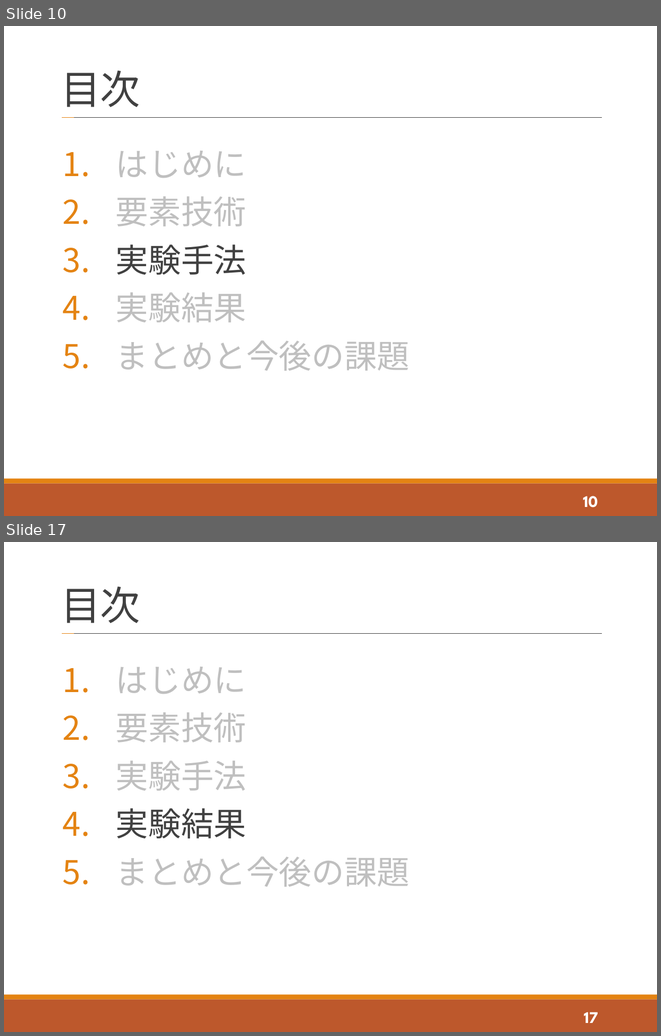
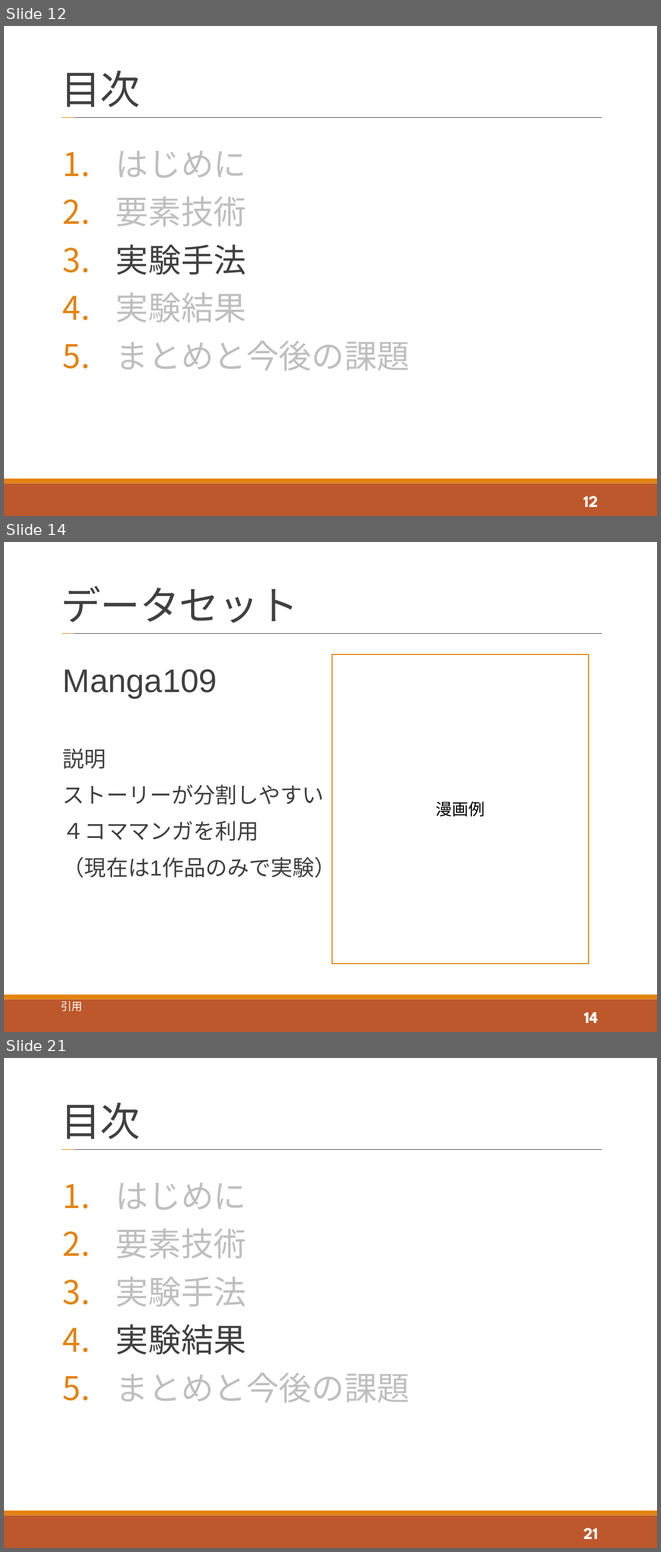
Before and after one commit to tatsuya-sugiyama/WeeklyReport, a slide deck: report/2021_t_1st/2021_1st_sugiyama.pptx. Shown one above the other, each under a label of ours: slides 10 and 17 before the commit, slides 12, 14 and 21 after it; the slides between them are not shown. The pictures are 661x1036 and 661x1552 pixels, drawn with LibreOffice and Linux fonts; fonts in the diff are those of the drawing. Boxes give left, top, right and bottom in pixels: in the first picture for what was removed or moved away, otherwise in the second. Text is boxed around its words. In the diff, an @@ line names an element or a change of style, - is before the commit and + after.

```diff
--- a/report/2021_t_1st/2021_1st_sugiyama.pptx
+++ b/report/2021_t_1st/2021_1st_sugiyama.pptx
@@ slide 14 added at (4,542,657,1032), background #FFFFFF; not listed: 4 template elements that a slide beside it also shows @@
@@ title added at (61,586,299,623), 44 pt, text #404040 @@
+データセット
@@ rectangle added at (332,654,589,963), fill #FFFFFF, outline #E48312 1.25 pt, 18 pt, text #000000 @@
+漫画例
@@ text added at (63,669,336,881), 24 pt, text #404040 @@
+Manga109
+説明
+ストーリーが分割しやすい
+４コママンガを利用
+（現在は1作品のみで実験）
@@ text added at (61,1001,82,1011), 12 pt, text #FFFFFF @@
+引用
@@ page number added at (584,1012,598,1023), 18 pt, text #FFFFFF, bold @@
+14
@@ what was slide 10 is now slide 12 @@
@@ page number at (583,496,598,507): text changed @@
-10
+12
@@ what was slide 17 is now slide 21 @@
@@ page number at (583,1528,598,1539): text changed @@
-17
+21
```
Also in this commit, not shown: 9 slides changed, 4 other slides added.
